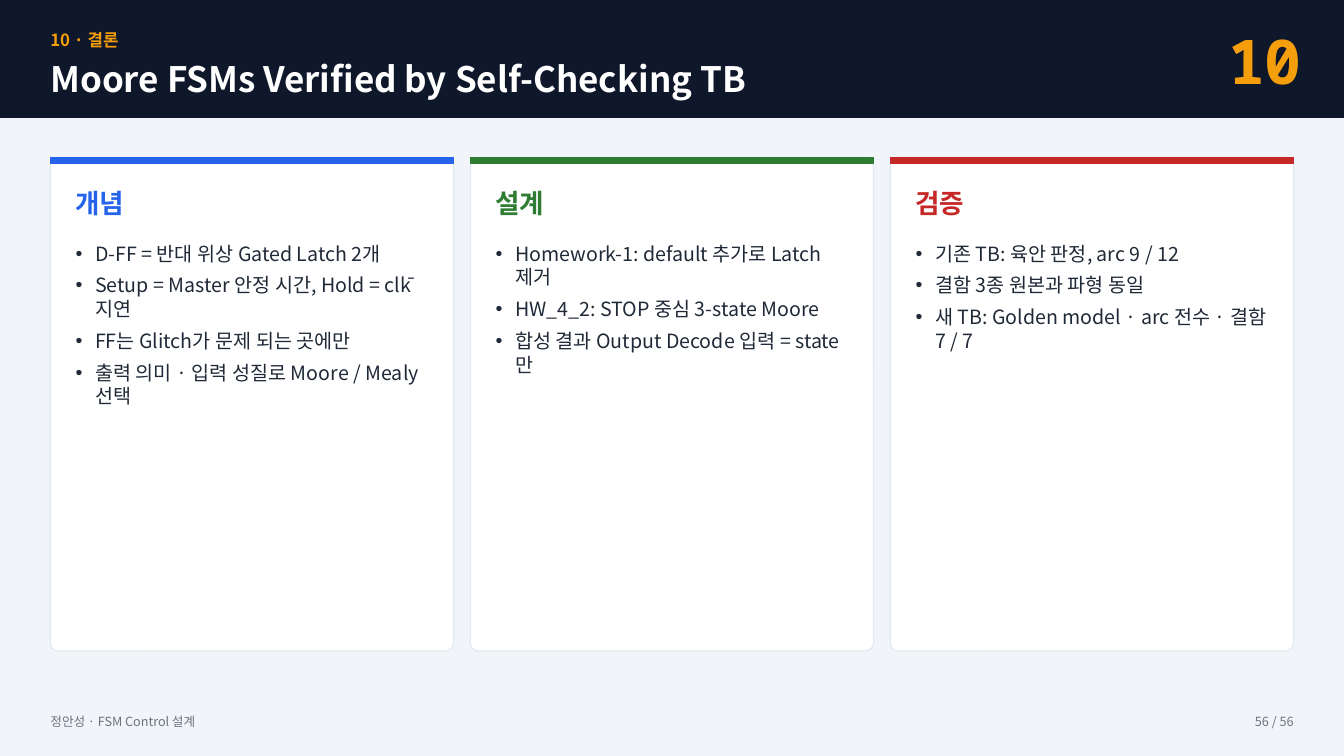
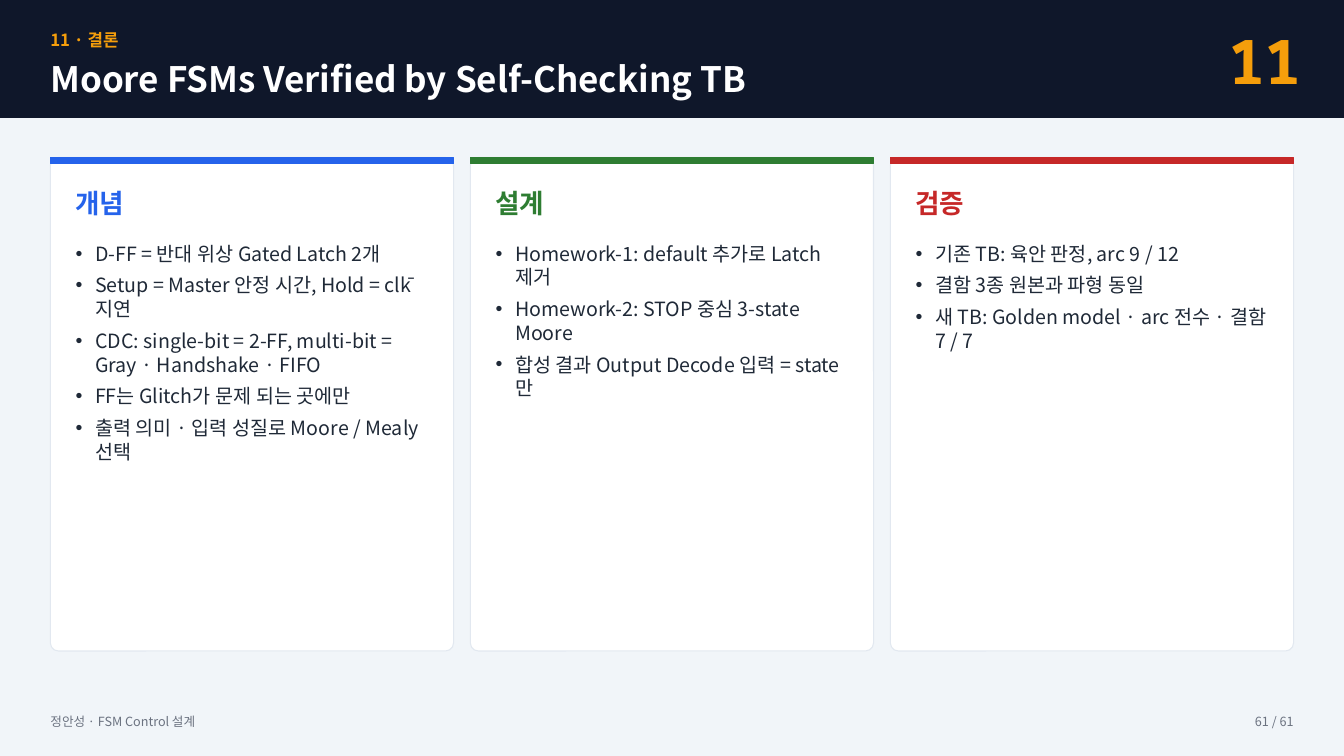
Before and after one commit to kimsacademy1234-max/System_Verilog, a slide deck: slide 61 of homework/1008_fsm_project/FSM_Control_정안성_new.pptx (slide 56 before the commit). Drawn at 1344x756 pixels with LibreOffice and Linux fonts; fonts in the diff are those of the drawing. Boxes give left, top, right and bottom in pixels: in the first picture for what was removed or moved away, otherwise in the second. Text is boxed around its words. In the diff, an @@ line names an element or a change of style, - is before the commit and + after.

```diff
--- a/homework/1008_fsm_project/FSM_Control_정안성_new.pptx
+++ b/homework/1008_fsm_project/FSM_Control_정안성_new.pptx
@@ text at <box>50,32,119,48</box>: text changed @@
-10 · 결론
+11 · 결론
@@ text at <box>1228,40,1302,84</box>: text changed @@
-10
+11
@@ text at <box>515,299,800,341</box>: text changed @@
-• HW_4_2: STOP 중심 3-state Moore
+• Homework-2: STOP 중심 3-state Moore
@@ text at <box>95,332,377,377</box>: paragraph added @@
+• CDC: single-bit = 2-FF, multi-bit = Gray · Handshake · FIFO
@@ text at <box>1255,716,1294,726</box>: text changed @@
-56 / 56
+61 / 61
```
Also in this commit, not shown: 54 other slides changed, 6 slides added, 1 slide removed.
